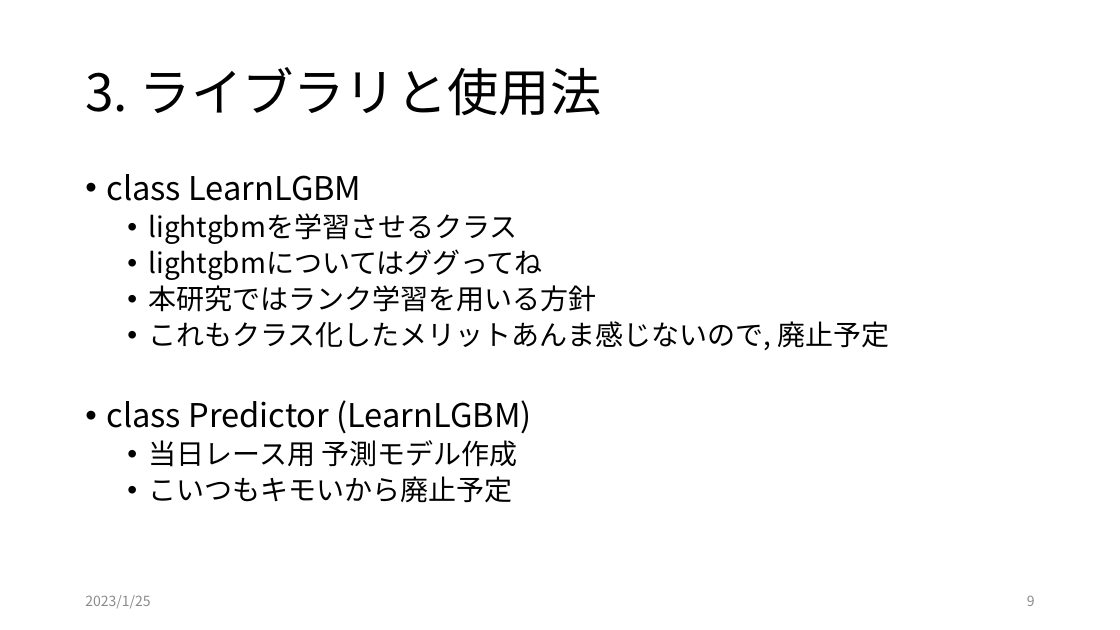
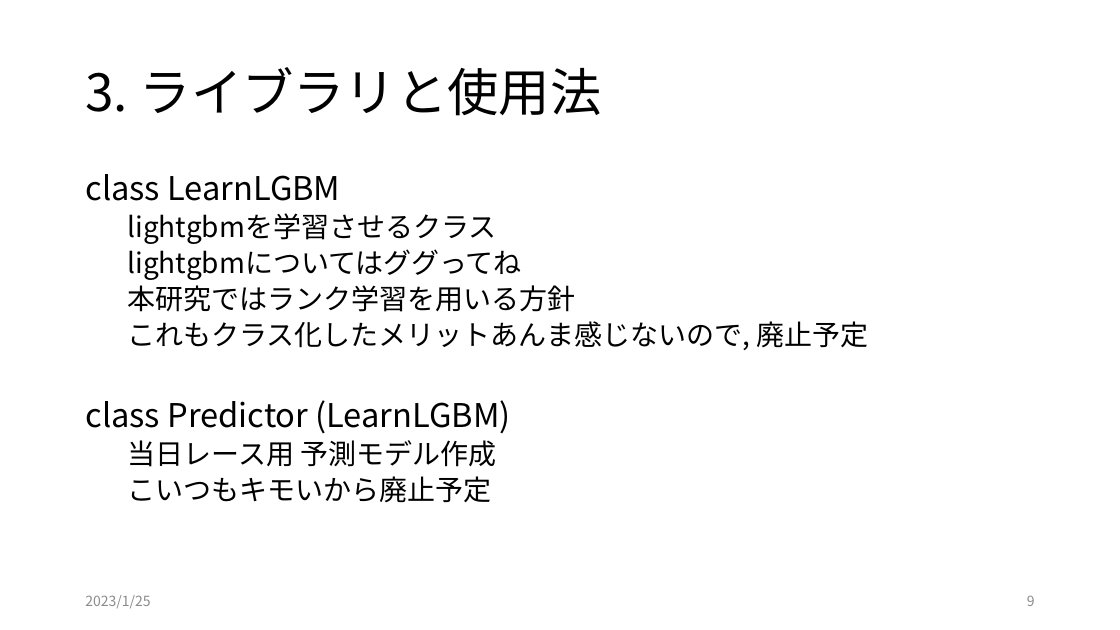
Before and after one commit to yodarjeering/horse_tmp, a slide deck: slide 9 of readme.pptx. Drawn at 1120x630 pixels with LibreOffice and Linux fonts; fonts in the diff are those of the drawing. Boxes give left, top, right and bottom in pixels: in the first picture for what was removed or moved away, otherwise in the second. Text is boxed around its words. In the diff, an @@ line names an element or a change of style, - is before the commit and + after.

```diff
--- a/readme.pptx
+++ b/readme.pptx
@@ text "class LearnLGBM" at box(85, 174, 869, 502): bullet • to none @@
```
Also in this commit, not shown: 3 other files.
